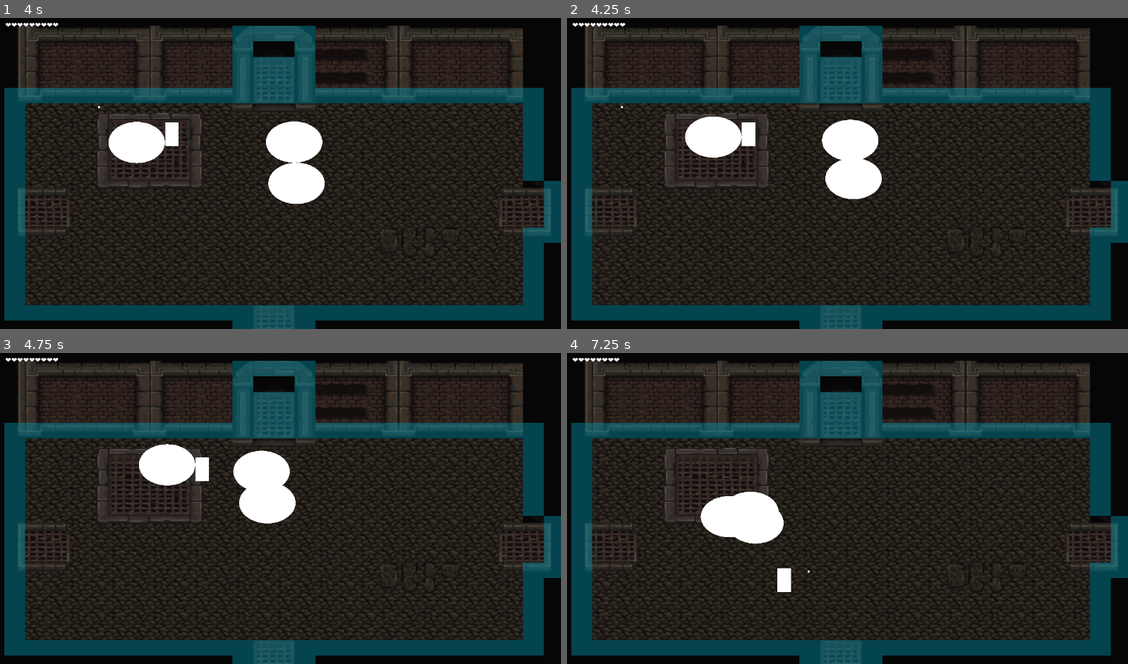
Above: before the commit, frames 1-4 (two rows, left to right).
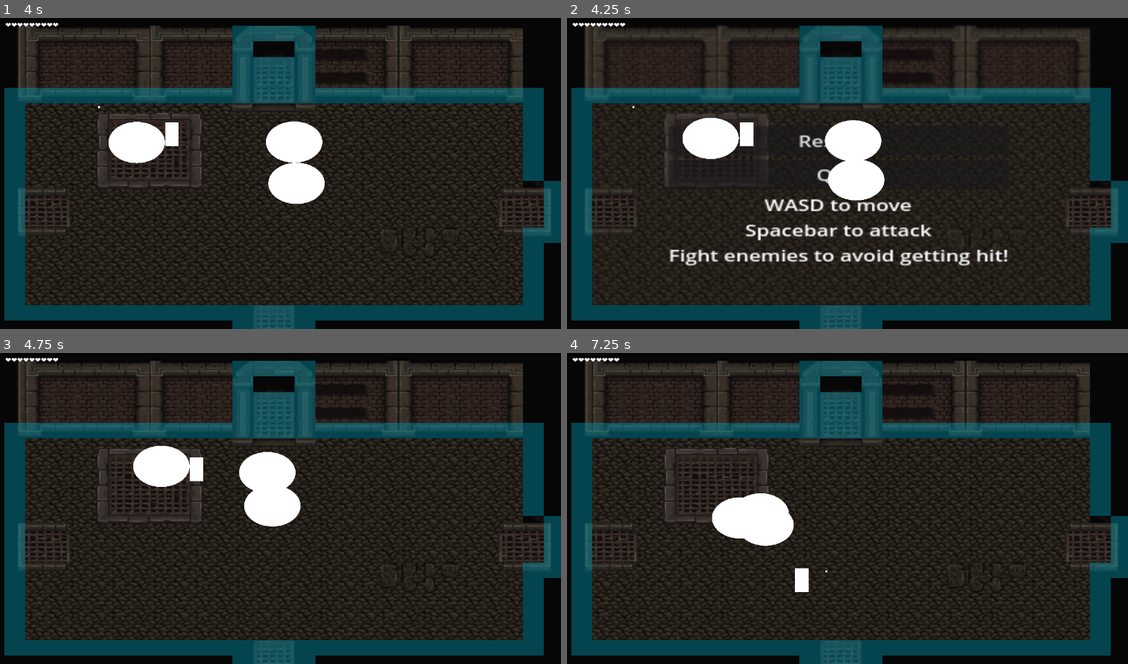
Above: after the commit, the same moments.

Repository: WilliamKluck/CSS385_Project
Game: Godot game, scene res://Scenes/room.tscn
Two runs of this game, one before a commit and one after it. Both use one fixed random seed, a clock stepped at 60 frames per second and the inputs below.
Inputs (mouse positions are in pixels of both pictures, inside the frame that each line leads up to):
- Up to frame 1 (4 s): hold D (move_right) 0.53-1.28 s; hold Space (shoot) 0.53-1.28 s; hold S (move_down) 1.28-2.03 s; tap Space (shoot) at 1.35, 2.85 s; hold D (move_right) 2.03-2.78 s; hold Space (shoot) 2.03-2.78 s; hold W (move_up) 2.78-3.53 s; hold Left (move_left) from 3.53 s (still down); hold Space (shoot) from 3.53 s (still down)
- Up to frame 2 (4.25 s): keep holding Left (move_left); keep holding Space (shoot); tap Escape (pause, bound only after the commit) at 4.15 s
- Up to frame 3 (4.75 s): release Left (move_left) at 4.25 s; release Space (shoot) at 4.25 s; click (274, 477) at 4.25 s, where only the run after the commit has a clickable "Resume"
- Up to frame 4 (7.25 s): hold Left (move_left) 5.03-5.78 s; tap Space (shoot) at 5.1, 6.6 s; hold S (move_down) 5.78-6.53 s; hold Space (shoot) 5.78-6.53 s; hold D (move_right) from 6.53 s (still down)

Frame 1 is identical in both runs. In frame 2, 3.7% of the frame differs, in the area x 6-79%, y 5-80%; in frame 3, 0.9%; in frame 4, 1.1%.

Commit message:
pausemenu update

Diff:
--- a/Scenes/room.tscn
+++ b/Scenes/room.tscn
@@ -6,6 +6,7 @@
 [ext_resource type="PackedScene" uid="uid://4rn0xkuqdlh6" path="res://Scenes/Enemy.tscn" id="3_p5vpr"]
 [ext_resource type="PackedScene" uid="uid://reggauq4vlhj" path="res://Scenes/hud.tscn" id="5_ev4xr"]
 [ext_resource type="Script" path="res://Scripts/room_blockers.gd" id="6_tnhp5"]
+[ext_resource type="PackedScene" uid="uid://dfdx4igkf07qq" path="res://UI/pause_menu.tscn" id="7_bxa4p"]
 
 [sub_resource type="TileSetAtlasSource" id="TileSetAtlasSource_40et1"]
 texture = ExtResource("1_glev2")
@@ -2092,6 +2093,13 @@
 layer_1/tile_data = PackedInt32Array(0, 262144, 11, 1, 327680, 11, 2, 393216, 11, 3, 458752, 11, 65539, 1966080, 12, 4, …(3783 unchanged characters)…
 script = ExtResource("2_6e6db")
 
+[node name="PauseMenu" parent="." instance=ExtResource("7_bxa4p")]
+visible = false
+offset_left = 59.1958
+offset_top = 39.0765
+offset_right = 59.1958
+offset_bottom = 39.0765
+
 [node name="Player" parent="." instance=ExtResource("2_7uw3i")]
 z_index = 1
 position = Vector2(187.113, 196.291)
--- a/Scripts/room.gd
+++ b/Scripts/room.gd
@@ -3,6 +3,11 @@
 var begin = null
 var enemies = []
 var rng = RandomNumberGenerator.new()
+
+# pause menu additions
+@onready var pause_menu = $PauseMenu
+var paused = false
+
 # Called when the node enters the scene tree for the first time.
 func _ready() -> void:
 	enemies = get_node("./Enemies").get_children()
@@ -15,4 +20,17 @@
 
 # Called every frame. 'delta' is the elapsed time since the previous frame.
 func _process(_delta: float) -> void:
-	pass
+	# pause menu additions
+	if Input.is_action_just_pressed("pause"):
+		pauseMenu()
+
+# pause menu additions
+func pauseMenu():
+	if paused:
+		pause_menu.hide()
+		Engine.time_scale = 1
+	else:
+		pause_menu.show()
+		Engine.time_scale = 0
+
+	paused = !paused
--- a/project.godot
+++ b/project.godot
@@ -64,6 +64,12 @@
 , Object(InputEventKey,"resource_local_to_scene":false,"resource_name":"","device":-1,"window_id":0,"alt_pressed":false …(182 unchanged characters)…
 ]
 }
+pause={
+"deadzone": 0.5,
+"events": [Object(InputEventKey,"resource_local_to_scene":false,"resource_name":"","device":0,"window_id":0,"alt_pressed":false,"shift_pressed":false,"ctrl_pressed":false,"meta_pressed":false,"pressed":false,"keycode":0,"physical_keycode":4194305,"key_label":0,"unicode":0,"location":0,"echo":false,"script":null)
+, Object(InputEventJoypadButton,"resource_local_to_scene":false,"resource_name":"","device":-1,"button_index":6,"pressure":0.0,"pressed":false,"script":null)
+]
+}
 
 [rendering]
 
Not shown: 1 places in Scenes/room.tscn that only renumber resources
